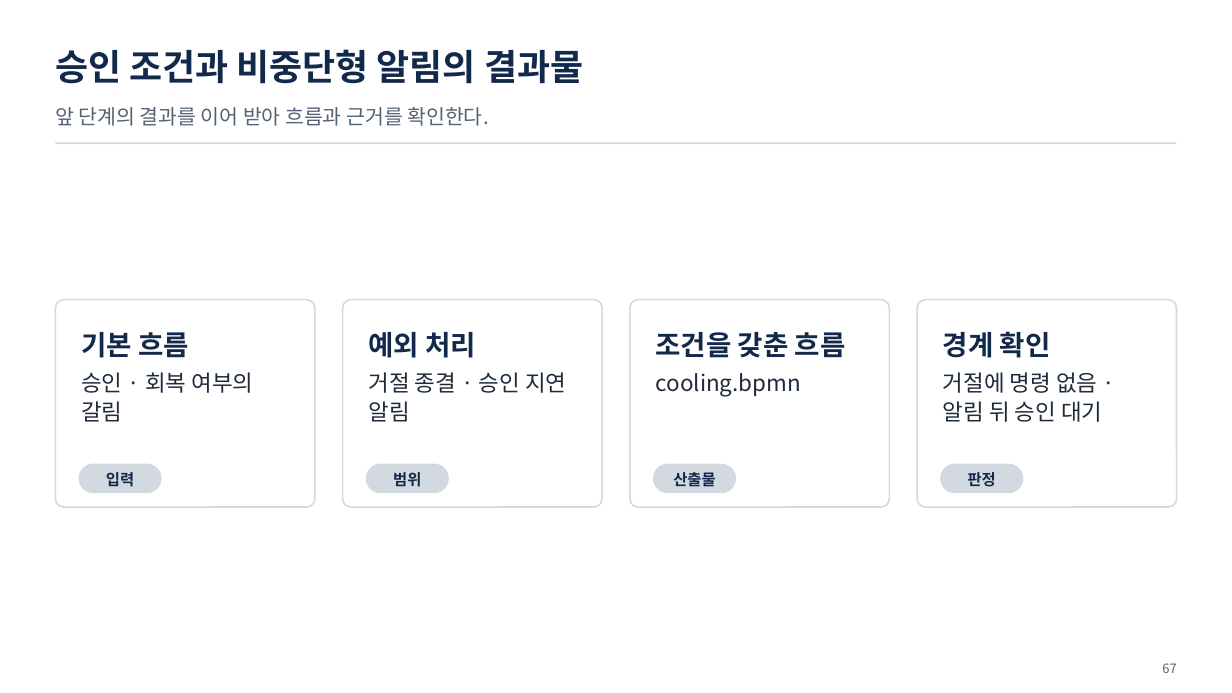
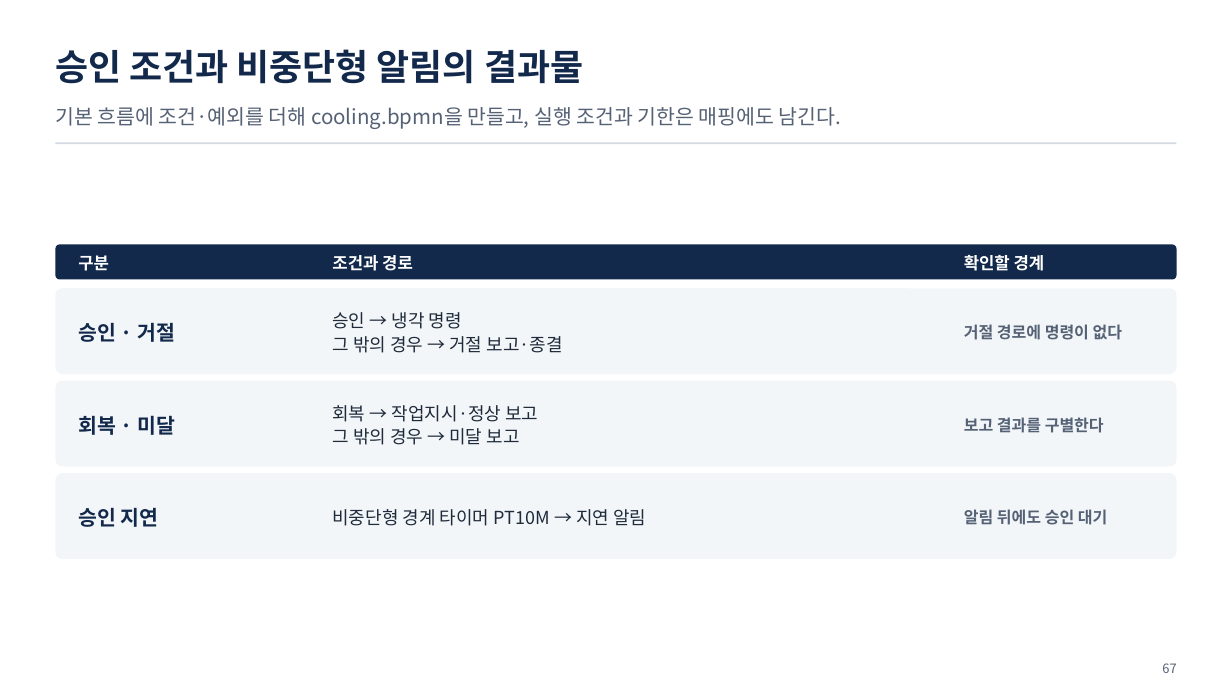
Before and after one commit to uengine-oss/hyd-iot-edu, a slide deck: slide 67 of 산출물/실전반/이론/06회차/실전반_06일차.pptx. Drawn at 1232x693 pixels with LibreOffice and Linux fonts; fonts in the diff are those of the drawing. Boxes give left, top, right and bottom in pixels: in the first picture for what was removed or moved away, otherwise in the second. Text is boxed around its words. In the diff, an @@ line names an element or a change of style, - is before the commit and + after.

Commit message:
교재 6회차 두 과정 전체 내용·화면 검토 및 산출물 마감

```diff
--- a/산출물/실전반/이론/06회차/실전반_06일차.pptx
+++ b/산출물/실전반/이론/06회차/실전반_06일차.pptx
@@ text at (55,107,841,129): text changed @@
-앞 단계의 결과를 이어 받아 흐름과 근거를 확인한다.
+기본 흐름에 조건·예외를 더해 cooling.bpmn을 만들고, 실행 조건과 기한은 매핑에도 남긴다.
@@ rounded rectangle added at (55,244,1177,279), fill #13294B @@
@@ text added at (78,255,109,271), 13 pt, text #FFFFFF, bold @@
+구분
@@ text added at (332,255,413,271), 13 pt, text #FFFFFF, bold @@
+조건과 경로
@@ text added at (964,255,1045,271), 13 pt, text #FFFFFF, bold @@
+확인할 경계
@@ rounded rectangle: place and size @@
-rounded rectangle at (343,299,603,507)
+rounded rectangle at (55,288,1177,374)
@@ rounded rectangle removed at (55,299,315,507) @@
@@ text "승인 · 거절" at (78,323,176,342): vertical alignment top to middle @@
@@ text at (78,323,176,342): text changed; size 17.5 to 16 pt; text colour #1F2A3A to #13294B; bold on @@
-예외 처리
-거절 종결 · 승인 지연 알림
+승인 · 거절
@@ text added at (332,312,563,353), 14 pt, text #1F2A3A @@
+승인 → 냉각 명령
+그 밖의 경우 → 거절 보고·종결
@@ text added at (964,324,1122,340), 12.5 pt, text #556175, bold @@
+거절 경로에 명령이 없다
@@ text removed at (81,332,254,422) @@
-기본 흐름
-승인 · 회복 여부의 갈림
@@ text removed at (656,332,846,397) @@
-조건을 갖춘 흐름
-cooling.bpmn
@@ rounded rectangle: place and size @@
-rounded rectangle at (630,299,890,507)
+rounded rectangle at (55,381,1177,467)
@@ text added at (78,415,176,435), 16 pt, text #13294B, bold @@
+회복 · 미달
@@ text added at (332,405,538,445), 14 pt, text #1F2A3A @@
+회복 → 작업지시·정상 보고
+그 밖의 경우 → 미달 보고
@@ text added at (964,417,1104,433), 12.5 pt, text #556175, bold @@
+보고 결과를 구별한다
@@ fill #FFFFFF to #F3F6F9; outline #D3D9E1 1.25 pt to none; proportions changed in 3 elements at (55,381,1177,467), (55,288,1177,374), (55,473,1177,559) @@
@@ rounded rectangle: place and size @@
-rounded rectangle at (917,299,1177,507)
+rounded rectangle at (55,473,1177,559)
@@ text "승인 지연" at (78,508,159,527): vertical alignment top to middle @@
@@ rounded rectangle removed at (79,464,162,494) @@
@@ text removed at (106,472,134,487) @@
-입력
@@ rounded rectangle removed at (366,464,449,494) @@
@@ text removed at (393,472,421,487) @@
-범위
@@ rounded rectangle removed at (653,464,737,494) @@
@@ text removed at (673,472,715,486) @@
-산출물
@@ rounded rectangle removed at (940,464,1023,494) @@
@@ text removed at (968,472,996,487) @@
-판정
@@ text at (78,508,159,527): text changed; size 17.5 to 16 pt; text colour #1F2A3A to #13294B; bold on @@
-경계 확인
-거절에 명령 없음 · 알림 뒤 승인 대기
+승인 지연
@@ text added at (332,509,646,526), 14 pt, text #1F2A3A @@
+비중단형 경계 타이머 PT10M → 지연 알림
@@ text added at (964,509,1107,525), 12.5 pt, text #556175, bold @@
+알림 뒤에도 승인 대기
```
Also in this commit, not shown: 5 other slides changed, 51 other files.
